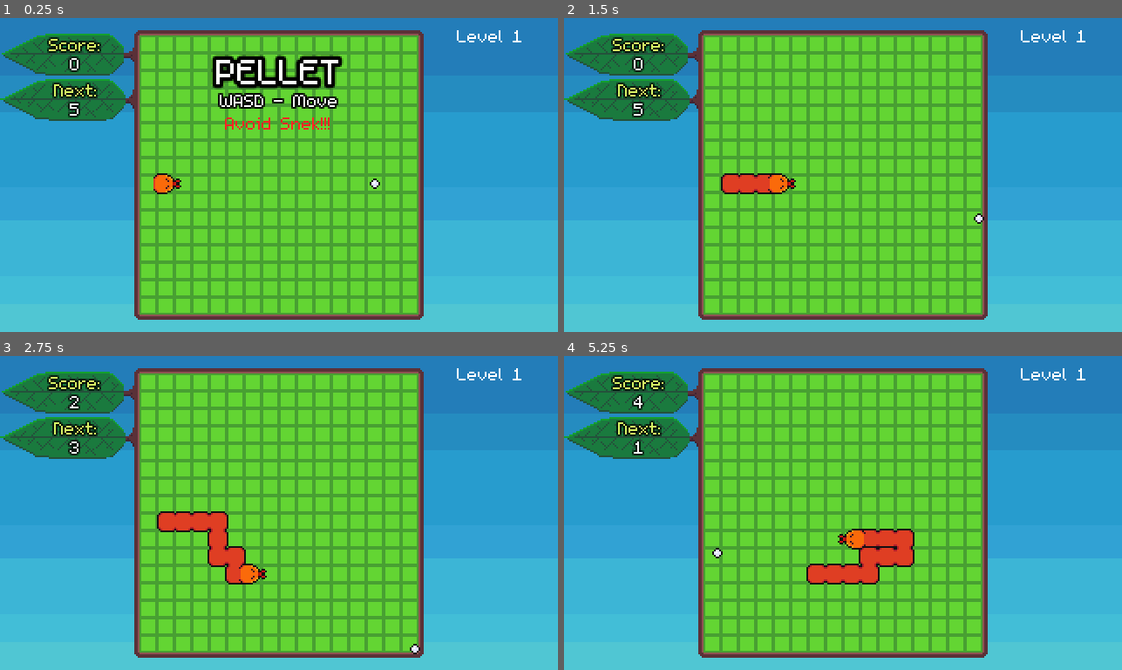
Above: before the commit, frames 1-4 (two rows, left to right).
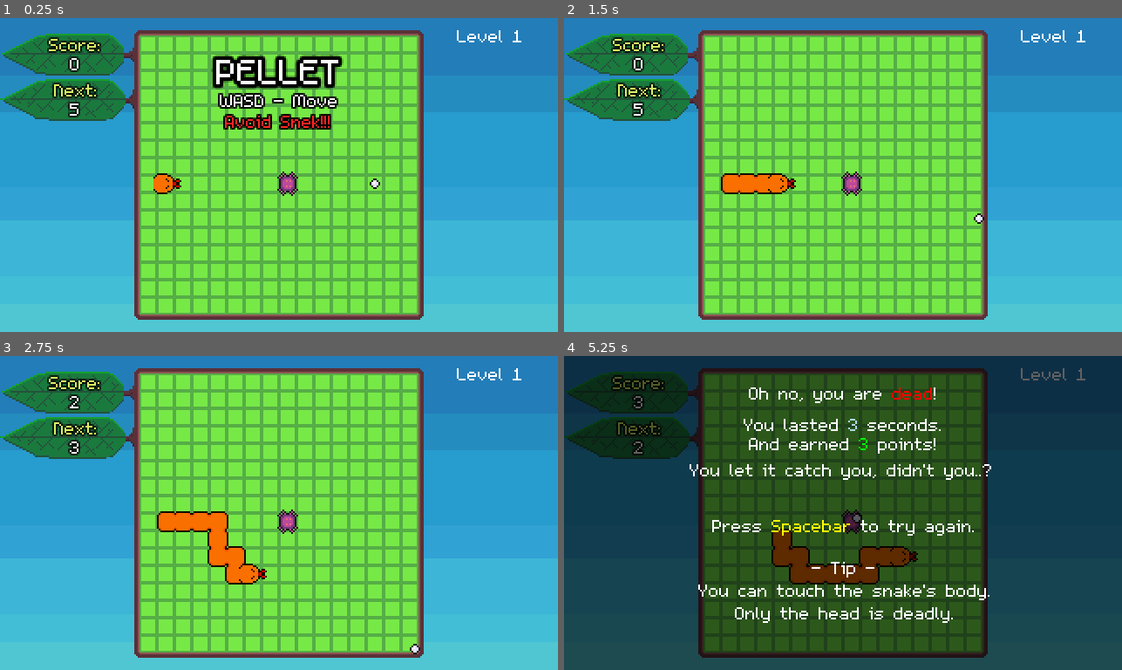
Above: after the commit, the same moments.

Repository: bdunko/Pellet
Game: Godot game, scene res://main.tscn
Two runs of this game, one before a commit and one after it. Both use one fixed random seed, a clock stepped at 60 frames per second and the inputs below.
Inputs:
- Up to frame 1 (0.25 s): no input
- Up to frame 2 (1.5 s): tap Enter at 0.5 s; hold D (right) 0.53-1.28 s; hold S (down) from 1.28 s (still down)
- Up to frame 3 (2.75 s): release S (down) at 2.03 s; hold D (right) from 2.03 s (still down)
- Up to frame 4 (5.25 s): release D (right) at 2.78 s; hold W (up) 2.78-3.53 s; hold A (left) 3.53-5.03 s; tap Space (reset) at 4.15 s; hold S (down) from 5.03 s (still down)

The runs differ from the first frame. In frame 1, 0.9% of the frame differs, in the area x 27-60%, y 30-57%; in frame 2, 0.7%; in frame 3, 1.5%; in frame 4, 99%, in the area x 0-100%, y 0-100%.

Commit message:
colorful snake and spiders

Diff:
--- a/dragonfly.gd
+++ b/dragonfly.gd
@@ -38,13 +38,14 @@
 
 func _on_shot_timer_timeout():
 	if not disabled:
-		var bullet = BULLET.instantiate()
+		#var bullet = BULLET.instantiate()
 
-		var pellet_pos = get_parent().get_parent().find_child("Pellet").position
-		var direction = Vector2(pellet_pos.x - position.x, pellet_pos.y - position.y).normalized()
-		bullet.setup(position, direction, BULLET_SPEED, self)
-		bullet.position = position
-		get_parent().get_parent().find_child("Bullets").add_child(bullet)
+		#var pellet_pos = get_parent().get_parent().find_child("Pellet").position
+		#var direction = Vector2(pellet_pos.x - position.x, pellet_pos.y - position.y).normalized()
+		#bullet.setup(position, direction, BULLET_SPEED, self)
+		#bullet.position = position
+		#get_parent().get_parent().find_child("Bullets").add_child(bullet)
+		pass # removed shooting
 
 func disable():
 	disabled = true
--- a/main.gd
+++ b/main.gd
@@ -26,11 +26,12 @@
 }
 
 #                    0,  1   2   3   4   5   6   7   8   9   10  11, 12
+#                    -1  5  15  15 15 20 20 20 25 25 25 30 30
 const LEVEL_TIMES = [-1, 5, 15, 2, 2, 2, 2, 2, 2, 3, 3, 3, 3]
 var MAX_LEVEL = LEVEL_TIMES.size()
 var MAX_LEVEL_TIME = 40
 
-var GRID_COLORS = [null, Color(99/255.0, 213/255.0, 51/255.0), Color(202/255.0, 205/255.0, 71/255.0), Color(222/255.0, 181/255.0, 190/255.0),
+var GRID_COLORS = [null, Color(119/255.0, 233/255.0, 71/255.0), Color(202/255.0, 205/255.0, 71/255.0), Color(222/255.0, 181/255.0, 190/255.0),
 Color(113/255.0, 225/255.0, 155/255.0), Color(234/255.0, 226/255.0, 155/255.0), Color(203/255.0, 105/255.0, 145/255.0),
 Color(231/255.0, 121/255.0, 41/255.0), Color(100/255.0, 28/255.0, 55/255.0), Color(56/255.0, 134/255.0, 170/255.0),
 Color(106/255.0, 88/255.0, 225/255.0), Color(255/255.0, 190/255.0, 62/255.0), Color(0, 0, 0)]
@@ -62,7 +63,7 @@
 var spawn_count = DEFAULT_SPAWN_COUNT
 var enemy_pool = []
 const BEETLE = preload("res://beetle.tscn")
-const BEETLE_SPAWN = SpawnMode.GRID
+const BEETLE_SPAWN = SpawnMode.GRID_NO_BORDER
 const DRAGONFLY = preload("res://dragonfly.tscn")
 const DRAGONFLY_SPAWN = SpawnMode.GRID
 # SPIDER
@@ -75,14 +76,19 @@
 const BUTTERFLY_SPAWN = SpawnMode.GRID
 
 enum SpawnMode {
-	GRID, FRAME, BOTTOM
+	GRID, GRID_NO_BORDER, FRAME, BOTTOM
 }
 
 func _spawn_enemy(enemy, spawnmode):
-	if spawnmode == SpawnMode.GRID:
+	if spawnmode == SpawnMode.GRID or spawnmode == SpawnMode.GRID_NO_BORDER:
 		var tries = 0
 		while tries < 25:
+			tries += 1
 			var rand_pos = Global.rand_grid_pos()
+			# if border and GRID NO BETTER, reject
+			if spawnmode == SpawnMode.GRID_NO_BORDER and (rand_pos.x == 0 or rand_pos.x == Global.GRID_SIZE.x-1 or rand_pos.y == 0 or rand_pos.y == Global.GRID_SIZE.y-1):
+				continue
+
 			# if too close to player, reject
 			var pellet_grid_pos = Global.to_grid_position($Pellet.position)
 			var total_dist = abs(pellet_grid_pos.x - rand_pos.x) + abs(pellet_grid_pos.y - rand_pos.y)
@@ -93,13 +99,19 @@
 			if not is_grid_pos_full(rand_pos):
 				var bug = enemy.instantiate()
 				bug.position = Global.to_global_position(rand_pos)
-				$Bugs.add_child(bug)
+				queued_bugs.append(bug)
+				call_deferred("_spawn_queued_bugs")
 				return
-			tries += 1
 	elif spawnmode == SpawnMode.FRAME:
 		pass
 	elif spawnmode == SpawnMode.BOTTOM:
 		pass
+
+var queued_bugs = []
+func _spawn_queued_bugs():
+	for bug in queued_bugs:
+		$Bugs.add_child(bug)
+	queued_bugs.clear()
 
 func _spawn_rand_enemies(num):
 	for i in range(0, num):
--- a/main.tscn
+++ b/main.tscn
@@ -9,6 +9,7 @@
 [ext_resource type="Script" path="res://deadinfo.gd" id="5_teiwi"]
 [ext_resource type="PackedScene" uid="uid://xe84in6ej3m7" path="res://pellet.tscn" id="6_dvu1o"]
 [ext_resource type="PackedScene" uid="uid://de227doiyv2qb" path="res://snake.tscn" id="7_ertux"]
+[ext_resource type="PackedScene" uid="uid://bxbfstit6butu" path="res://spider.tscn" id="10_xxyul"]
 
 [sub_resource type="RectangleShape2D" id="RectangleShape2D_ji84y"]
 size = Vector2(4.5, 166)
@@ -117,10 +118,12 @@
 horizontal_alignment = 1
 
 [node name="Avoid" type="Label" parent="StartupInfo"]
-offset_top = 53.0
-offset_right = 320.0
-offset_bottom = 69.0
+offset_top = 52.0
+offset_right = 320.0
+offset_bottom = 68.0
 theme_override_colors/font_color = Color(1, 0.145098, 0.137255, 1)
+theme_override_colors/font_outline_color = Color(0, 0, 0, 1)
+theme_override_constants/outline_size = 4
 text = "Avoid Snek!!!"
 horizontal_alignment = 1
 
@@ -244,6 +247,9 @@
 z_index = 500
 position = Vector2(96, 95)
 
+[node name="Spider" parent="." instance=ExtResource("10_xxyul")]
+position = Vector2(165, 95)
+
 [connection signal="timeout" from="NextLevelInfo/Timer" to="NextLevelInfo" method="_on_timer_timeout"]
 [connection signal="dead" from="Pellet" to="." method="_on_pellet_dead"]
 [connection signal="moved" from="Pellet" to="." method="_on_pellet_moved"]
--- a/snake.gd
+++ b/snake.gd
@@ -156,7 +156,14 @@
 	new_segment.visible = false # initially, hide segment so it appears to 'pop in' next time snake moves
 	$Segments.add_child(new_segment)
 
+func _shrink_snake():
+	if $Segments.get_child_count() != 0:
+		var removed_seg = $Segments.get_child($Segments.get_child_count() - 1)
+		$Segments.remove_child(removed_seg)
+		removed_seg.queue_free()
+
 func reset():
+	$HeadSprite.modulate = BASE_COLOR
 	_enabled = false
 	# free segs
 	for segment in $Segments.get_children():
@@ -179,7 +186,38 @@
 func enable():
 	_enabled = true
 
+const POISON_SEGMENTS_REMOVED = 5
 func _on_bug_body_entered(body):
+	if body.has_method("poison"): # terrible $HACK$
+		for i in range(0, POISON_SEGMENTS_REMOVED):
+			_shrink_snake()
+			$PoisonTimer.start()
+	else:
+		$YumTimer.start()
+
 	call_deferred("_grow_snake")
 	body.queue_free()
 	emit_signal("ate_bug")
+
+const POISON_COLOR = Color(109/255.0, 78/255.0, 255/255.0)
+const YUM_COLOR = Color(79/255.0, 255/255.0, 67/255.0)
+const BASE_COLOR = Color(255/255.0, 133/255.0, 0/255.0)
+
+func _process(delta):
+	if not $PoisonTimer.is_stopped():
+		var color = Color(lerp($HeadSprite.modulate.r, POISON_COLOR.r, 8 * delta), lerp($HeadSprite.modulate.g, POISON_COLOR.g, 10 * delta), lerp($HeadSprite.modulate.b, POISON_COLOR.b, 10 * delta))
+		set_color(color)
+	elif not $YumTimer.is_stopped():
+		var color = Color(lerp($HeadSprite.modulate.r, YUM_COLOR.r, 8 * delta), lerp($HeadSprite.modulate.g, YUM_COLOR.g, 10 * delta), lerp($HeadSprite.modulate.b, YUM_COLOR.b, 10 * delta))
+		set_color(color)
+	else:
+		var color = Color(lerp($HeadSprite.modulate.r, BASE_COLOR.r, 8 * delta), lerp($HeadSprite.modulate.g, BASE_COLOR.g, 10 * delta), lerp($HeadSprite.modulate.b, BASE_COLOR.b, 10 * delta))
+		set_color(color)
+
+func set_color(color):
+	$HeadSprite.modulate = color
+	for seg in $Segments.get_children():
+		seg.modulate = color
+
+func _ready():
+	$HeadSprite.modulate = BASE_COLOR
--- a/snake.tscn
+++ b/snake.tscn
@@ -22,10 +22,9 @@
 [node name="Segments" type="Node" parent="."]
 
 [node name="PelletHitbox" type="Area2D" parent="."]
-collision_mask = 6
+collision_mask = 4
 
 [node name="Shape" type="CollisionShape2D" parent="PelletHitbox"]
-position = Vector2(0, 1)
 shape = SubResource("CapsuleShape2D_x1c0t")
 
 [node name="EnemyHitbox" type="Area2D" parent="."]
@@ -38,6 +37,14 @@
 wait_time = 0.25
 autostart = true
 
+[node name="PoisonTimer" type="Timer" parent="."]
+wait_time = 0.1
+one_shot = true
+
+[node name="YumTimer" type="Timer" parent="."]
+wait_time = 0.1
+one_shot = true
+
 [connection signal="area_entered" from="PelletHitbox" to="." method="_on_pellet_hitbox_area_entered"]
 [connection signal="area_entered" from="EnemyHitbox" to="." method="_on_bug_hitbox_area_entered"]
 [connection signal="body_entered" from="EnemyHitbox" to="." method="_on_bug_body_entered"]
--- /dev/null
+++ b/spider.gd
@@ -0,0 +1,17 @@
+extends CharacterBody2D
+
+func _ready():
+	# random direction
+	var roll = Global.RNG.randi_range(0, 3)
+	if roll == 0:
+		rotation_degrees = 90
+	if roll == 1:
+		rotation_degrees = -90
+	if roll == 2:
+		rotation_degrees = 180
+	if roll == 3:
+		rotation_degrees = 0
+
+# Terrible $HACK$
+func poison():
+	pass
--- /dev/null
+++ b/spider.tscn
@@ -0,0 +1,18 @@
+[gd_scene load_steps=4 format=3 uid="uid://bxbfstit6butu"]
+
+[ext_resource type="Texture2D" uid="uid://2akd0l042x80" path="res://assets/bugs/poison_spider.png" id="1_5cjvo"]
+[ext_resource type="Script" path="res://spider.gd" id="1_h7ra5"]
+
+[sub_resource type="CircleShape2D" id="CircleShape2D_114oi"]
+radius = 3.0
+
+[node name="Spider" type="CharacterBody2D"]
+collision_layer = 8
+collision_mask = 0
+script = ExtResource("1_h7ra5")
+
+[node name="Sprite2D" type="Sprite2D" parent="."]
+texture = ExtResource("1_5cjvo")
+
+[node name="CollisionShape2D" type="CollisionShape2D" parent="."]
+shape = SubResource("CircleShape2D_114oi")
Binary file changed: assets/snake_head.png
Binary file changed: assets/snake_segment.png
Not shown: 1 places in main.tscn that only renumber resources
